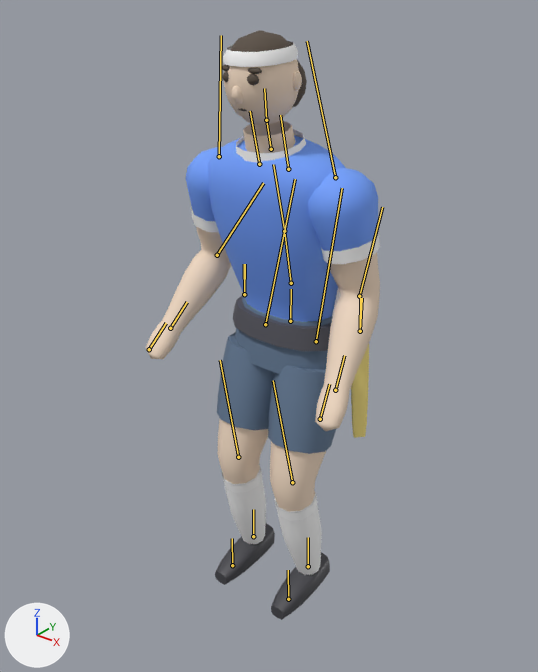
The glTF model flagster/lib/flagplayer.glb: old version first, new version second.
One viewpoint serves both versions: a 50 mm lens placed at (1.248, -1.667, 1.932), pointed at (-0.013, -0.09, 0.955). The lights are fixed; the arrows at lower left show +X, +Y and +Z. The picture after the commit comes second. Both versions are drawn at frame 0 of the action 'Idle'; the numbers are the values there. The bones that bend it are drawn over the model as lines.

In view in the first picture: 'belt', 'flag', 'hair', 'jersey', 'shoes', 'shorts', 'skin', 'socks', 'trim'.
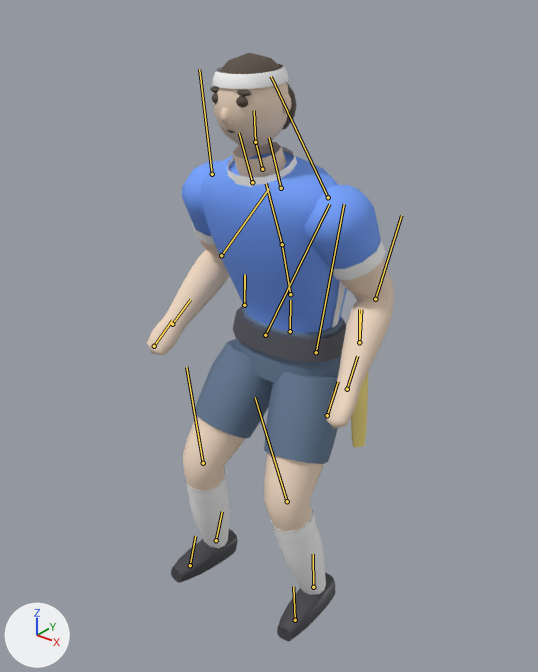
Boxes [x1, y1, x2, y2] around the edits, measured in the pictures (538 x 672 px):
```json
{"object": "skin", "change": "posed", "before": [146, 59, 380, 512], "after": [147, 82, 394, 532]}
{"object": "jersey", "change": "posed", "before": [185, 135, 378, 322], "after": [182, 152, 381, 333]}
{"object": "shorts", "change": "posed", "before": [217, 296, 336, 454], "after": [194, 307, 343, 464], "on screen": "25% wider"}
{"object": "trim", "change": "posed", "before": [191, 41, 380, 521], "after": [186, 64, 386, 541]}
{"object": "socks", "change": "posed", "before": [222, 469, 322, 575], "after": [187, 474, 326, 595], "on screen": "39% wider, 14% taller"}
{"object": "shoes", "change": "posed", "before": [215, 523, 330, 620], "after": [171, 529, 335, 641], "on screen": "42% wider, 15% taller"}
{"object": "belt", "change": "posed", "before": [233, 294, 331, 351], "after": [233, 305, 347, 362]}
{"object": "hair", "change": "posed", "before": [221, 30, 307, 111], "after": [210, 53, 297, 133]}
{"object": "flag", "change": "posed", "before": [242, 292, 369, 438], "after": [242, 303, 368, 447]}
{"bone": "Hips", "before": "(290, 321) to (291, 289)", "after": "(290, 331) to (290, 300)"}
{"bone": "Spine", "before": "(291, 283) to (284, 231)", "after": "(290, 294) to (282, 244)"}
{"bone": "Chest", "before": "(284, 231) to (273, 164)", "after": "(282, 244) to (266, 183)"}
{"bone": "Head", "before": "(266, 120) to (264, 88)", "after": "(255, 142) to (254, 110)"}
{"bone": "UpperArm_L", "before": "(335, 177) to (307, 41)", "after": "(328, 197) to (271, 76)"}
{"bone": "LowerArm_L", "before": "(359, 296) to (382, 207)", "after": "(375, 299) to (401, 215)"}
{"bone": "UpperArm_R", "before": "(219, 156) to (221, 35)", "after": "(212, 174) to (199, 69)"}
{"bone": "LowerArm_R", "before": "(217, 255) to (263, 183)", "after": "(221, 255) to (269, 188)"}
{"bone": "UpperLeg_L", "before": "(316, 341) to (342, 188)", "after": "(316, 352) to (344, 204)"}
{"bone": "LowerLeg_L", "before": "(292, 482) to (273, 380)", "after": "(287, 501) to (255, 397)"}
{"bone": "Foot_L", "before": "(308, 566) to (308, 537)", "after": "(313, 587) to (313, 554)"}
{"bone": "UpperLeg_R", "before": "(265, 324) to (295, 179)", "after": "(265, 335) to (329, 204)"}
{"bone": "LowerLeg_R", "before": "(238, 457) to (220, 360)", "after": "(203, 463) to (186, 367)"}
{"bone": "Foot_R", "before": "(253, 536) to (253, 509)", "after": "(216, 540) to (222, 511)"}
```

The change, as JSON lines over the scene's bpy script:
```json
{"block": "bone_hips", "where": "bone_hips = bpy.data.objects['FlagPlayerRig'].pose.bones['Hips']"}
{"op": "set", "path": "bone_hips.location", "old": "(0.0, -0.026, 0.0)", "new": "(0.0, -0.062, 0.0)"}
{"block": "bone_spine", "where": "bone_spine = bpy.data.objects['FlagPlayerRig'].pose.bones['Spine']  # child of 'Hips'"}
{"op": "set", "path": "bone_spine.rotation_quaternion", "old": "(0.995, 0.1, 0.0, 0.0)", "new": "(0.992, 0.13, 0.0, 0.0)", "note": "degrees (11, 0, 0) -> degrees (15, 0, 0)"}
{"block": "bone_chest", "where": "bone_chest = bpy.data.objects['FlagPlayerRig'].pose.bones['Chest']  # child of 'Spine'"}
{"op": "set", "path": "bone_chest.rotation_quaternion", "old": "(1.0, 0.025, 0.0, 0.0)", "new": "(0.999, 0.05, 0.0, 0.0)", "note": "degrees (3, 0, 0) -> degrees (6, 0, 0)"}
{"block": "bone_head", "where": "bone_head = bpy.data.objects['FlagPlayerRig'].pose.bones['Head']  # child of 'Neck'"}
{"op": "set", "path": "bone_head.rotation_quaternion", "old": "(0.997, -0.08, 0.0, 0.0)", "new": "(0.989, -0.149, 0.0, 0.0)", "note": "degrees (-9, 0, 0) -> degrees (-17, 0, 0)"}
{"block": "bone_upperarm_l", "where": "bone_upperarm_l = bpy.data.objects['FlagPlayerRig'].pose.bones['UpperArm_L']  # child of 'Shoulder_L'"}
{"op": "set", "path": "bone_upperarm_l.rotation_quaternion", "old": "(0.994, -0.052, 0.005, 0.095)", "new": "(0.991, 0.017, -0.002, 0.13)", "note": "degrees (-6, 1, 11) -> degrees (2, -1, 15)"}
{"block": "bone_lowerarm_l", "where": "bone_lowerarm_l = bpy.data.objects['FlagPlayerRig'].pose.bones['LowerArm_L']  # child of 'UpperArm_L'"}
{"op": "set", "path": "bone_lowerarm_l.rotation_quaternion", "old": "(0.913, -0.407, 0.01, 0.023)", "new": "(0.828, -0.543, -0.101, 0.101)", "note": "degrees (-48, 2, 2) -> degrees (-67, -3, 16)"}
{"block": "bone_upperarm_r", "where": "bone_upperarm_r = bpy.data.objects['FlagPlayerRig'].pose.bones['UpperArm_R']  # child of 'Shoulder_R'"}
{"op": "set", "path": "bone_upperarm_r.rotation_quaternion", "old": "(0.994, -0.052, -0.005, -0.095)", "new": "(0.991, 0.017, 0.002, -0.13)", "note": "degrees (-6, -1, -11) -> degrees (2, 1, -15)"}
{"block": "bone_lowerarm_r", "where": "bone_lowerarm_r = bpy.data.objects['FlagPlayerRig'].pose.bones['LowerArm_R']  # child of 'UpperArm_R'"}
{"op": "set", "path": "bone_lowerarm_r.rotation_quaternion", "old": "(0.913, -0.407, -0.01, -0.023)", "new": "(0.828, -0.543, 0.101, -0.101)", "note": "degrees (-48, -2, -2) -> degrees (-67, 3, -16)"}
{"block": "bone_upperleg_l", "where": "bone_upperleg_l = bpy.data.objects['FlagPlayerRig'].pose.bones['UpperLeg_L']  # child of 'Hips'"}
{"op": "set", "path": "bone_upperleg_l.rotation_quaternion", "old": "(0.99, -0.139, 0.002, 0.015)", "new": "(0.968, -0.241, 0.016, 0.063)", "note": "degrees (-16, 0, 2) -> degrees (-28, 3, 7)"}
{"block": "bone_lowerleg_l", "where": "bone_lowerleg_l = bpy.data.objects['FlagPlayerRig'].pose.bones['LowerLeg_L']  # child of 'UpperLeg_L'"}
{"op": "set", "path": "bone_lowerleg_l.rotation_quaternion", "old": "(0.97, 0.242, 0.0, 0.0)", "new": "(0.934, 0.358, 0.0, 0.0)", "note": "degrees (28, 0, 0) -> degrees (42, 0, 0)"}
{"block": "bone_foot_l", "where": "bone_foot_l = bpy.data.objects['FlagPlayerRig'].pose.bones['Foot_L']  # child of 'LowerLeg_L'"}
{"op": "set", "path": "bone_foot_l.rotation_quaternion", "old": "(0.995, -0.096, 0.0, 0.0)", "new": "(0.986, -0.165, 0.0, 0.0)", "note": "degrees (-11, 0, 0) -> degrees (-19, 0, 0)"}
{"block": "bone_upperleg_r", "where": "bone_upperleg_r = bpy.data.objects['FlagPlayerRig'].pose.bones['UpperLeg_R']  # child of 'Hips'"}
{"op": "set", "path": "bone_upperleg_r.rotation_quaternion", "old": "(0.99, -0.139, -0.002, -0.015)", "new": "(0.957, -0.283, -0.018, -0.062)", "note": "degrees (-16, 0, -2) -> degrees (-33, -4, -6)"}
{"block": "bone_lowerleg_r", "where": "bone_lowerleg_r = bpy.data.objects['FlagPlayerRig'].pose.bones['LowerLeg_R']  # child of 'UpperLeg_R'"}
{"op": "set", "path": "bone_lowerleg_r.rotation_quaternion", "old": "(0.97, 0.242, 0.0, 0.0)", "new": "(0.924, 0.383, 0.0, 0.0)", "note": "degrees (28, 0, 0) -> degrees (45, 0, 0)"}
{"block": "bone_foot_r", "where": "bone_foot_r = bpy.data.objects['FlagPlayerRig'].pose.bones['Foot_R']  # child of 'LowerLeg_R'"}
{"op": "set", "path": "bone_foot_r.rotation_quaternion", "old": "(0.995, -0.096, 0.0, 0.0)", "new": "(0.983, -0.182, 0.0, 0.0)", "note": "degrees (-11, 0, 0) -> degrees (-21, 0, 0)"}
```
